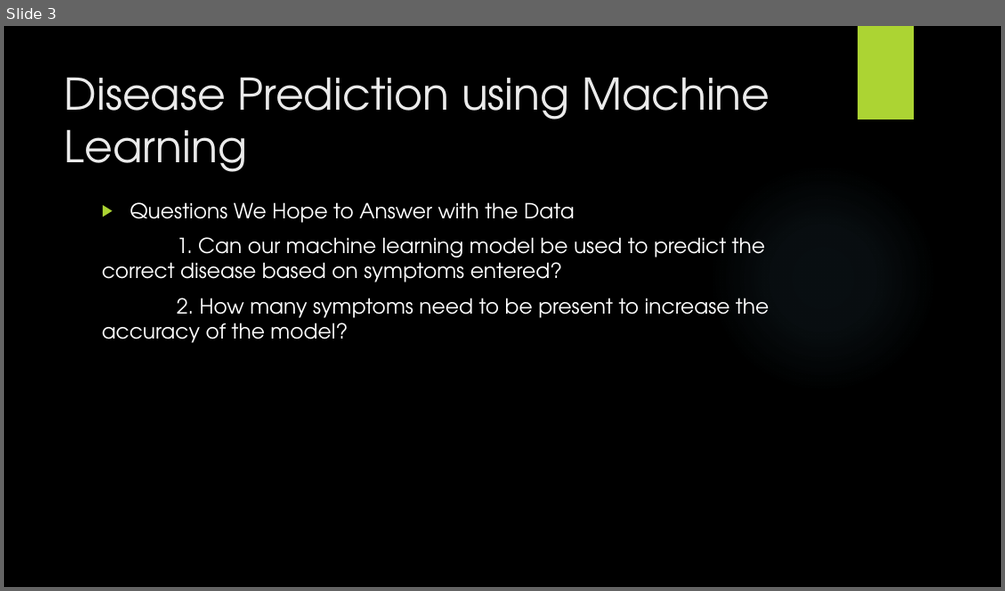
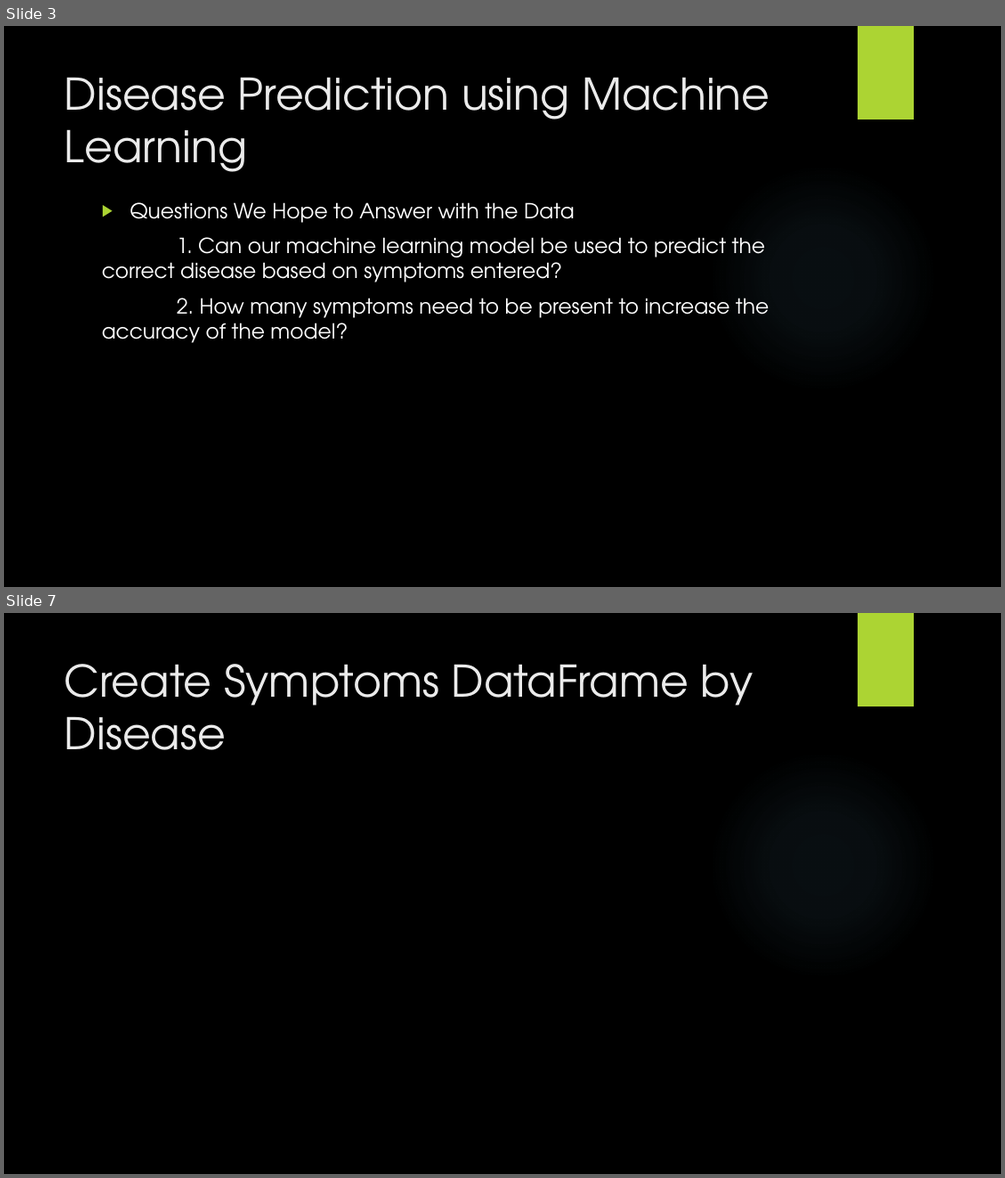
Before and after one commit to johnsetzer3/Disease_Prediction, a slide deck: Team_Code Blue Final Project.pptx. Shown one above the other, each under a label of ours: slide 3 before the commit, slides 3 and 7 after it; the slides between them are not shown. The pictures are 1005x591 and 1005x1178 pixels, drawn with LibreOffice and Linux fonts; fonts in the diff are those of the drawing; background and template pictures are left out. Boxes give left, top, right and bottom in pixels: in the first picture for what was removed or moved away, otherwise in the second. Text is boxed around its words. In the diff, an @@ line names an element or a change of style, - is before the commit and + after.

```diff
--- a/Team_Code Blue Final Project.pptx
+++ b/Team_Code Blue Final Project.pptx
@@ slide 7 added at [4, 613, 1001, 1174], background picture (left out); not listed: 2 template elements that a slide beside it also shows @@
@@ title added at [65, 664, 752, 750], 42 pt, text #EBEBEB @@
+Create Symptoms DataFrame by Disease
```
Also in this commit, not shown: 3 slides changed, 8 other slides added, 1 other file.
